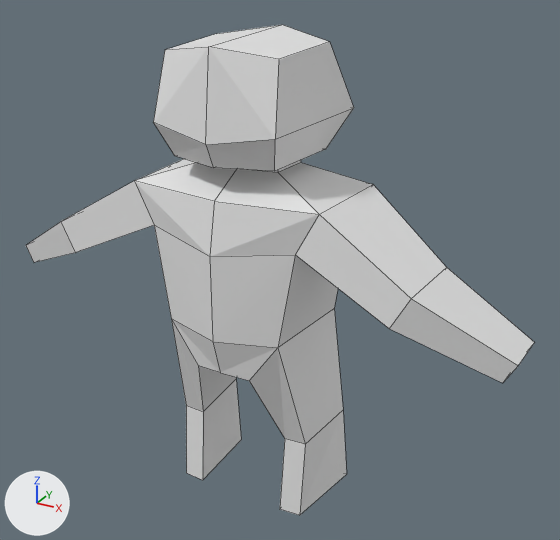
Two versions of the Blender file assets/blender/Characters.blend, one commit apart.
Before and after are seen from a camera (50 mm lens) standing at (1.44, -2.36, 2.24) and looking at (0.07, 0.12, 1.0). The lights are fixed; the arrows at lower left show +X, +Y and +Z. The picture after the commit comes second. Mesh edges are drawn as thin lines.

Before the edit, the objects in view are built like this:
```python
mat_material = principled_material('Material')
mat_material.base_color = (0.8, 0.8, 0.8)  # white #e7e7e7
me_cube = bpy.data.meshes.new('Cube')
me_cube.from_pydata(...)  # 52 vertices, 42 faces; spans x 0.0..1.08, y -0.26..0.39, z 0.01..1.92
me_cube.materials.append(mat_material)  # white #e7e7e7
ob_character = bpy.data.objects.new('Character', me_cube)
ob_character.location = (0.0, 0.0, 0.0)
_m = ob_character.modifiers.new('镜像', 'MIRROR')
_m.use_clip = True
```
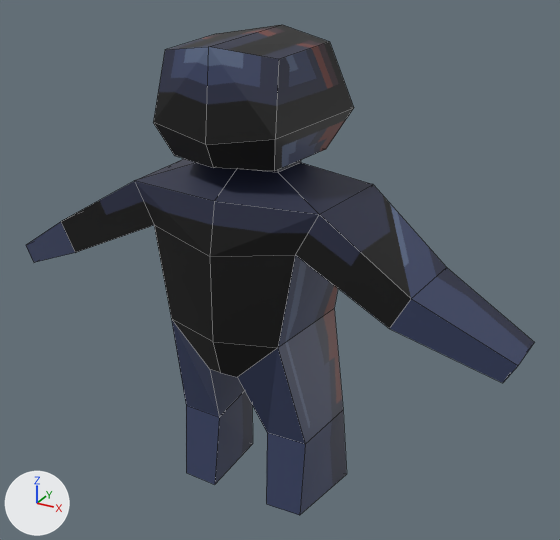
What differs and where, as boxes (x1, y1, x2, y2) in the pictures (560 x 540 px; the box of a moved part takes in the faces that stretch with it):
```json
{"object": "Character", "change": "surface changed, reshaped", "before": [26, 25, 534, 515], "after": [26, 25, 534, 515], "on screen": "darker"}
{"part": 1, "of": "me_cube", "change": "moved or reshaped", "before": [172, 320, 305, 515], "after": [172, 320, 305, 515]}
{"part": 2, "of": "me_cube", "change": "surface changed", "before": [61, 159, 446, 444], "after": [61, 159, 446, 444], "on screen": "darker"}
```

Scene script edits in JSON lines:
```json
{"op": "add", "block": "img_player_texture_png", "code": ["img_player_texture_png = load_image('player-texture.png', '../textures/player-texture.png', 32, 32, 'sRGB')"]}
{"op": "remove", "block": "mat_material", "code": "mat_material.base_color = (0.8, 0.8, 0.8)  # white #e7e7e7"}
{"op": "add", "block": "mat_material", "code": "mat_material.texture = img_player_texture_png"}
{"block": "me_cube", "where": "me_cube.from_pydata(...)  # 52 vertices, 42 faces; spans x 0.0..1.08, y -0.26..0.39, z 0.01..1.92"}
{"block": "me_cube", "where": "# used by ob_character; location = (0.0, 0.0, 0.0)"}
{"block": "me_cube", "change": "me_cube part 1"}
{"op": "set", "path": "me_cube.vertices[33].co", "old": "(0.12, -0.2, 0.67)", "new": "(0.06, -0.2, 0.67)", "note": "pixel (249, 380) -> pixel (237, 377)"}
{"op": "set", "path": "me_cube.vertices[34].co", "old": "(0.14, 0.2, 0.67)", "new": "(0.09, 0.2, 0.67)"}
{"op": "set", "path": "me_cube.vertices[46].co", "old": "(0.2, -0.06, 0.35)", "new": "(0.12, -0.06, 0.35)", "note": "pixel (284, 438) -> pixel (267, 432)"}
{"op": "set", "path": "me_cube.vertices[47].co", "old": "(0.22, 0.23, 0.35)", "new": "(0.13, 0.23, 0.35)"}
{"op": "set", "path": "me_cube.vertices[50].co", "old": "(0.19, -0.1, 0.02)", "new": "(0.13, -0.1, 0.02)", "note": "pixel (279, 509) -> pixel (266, 504)"}
{"op": "set", "path": "me_cube.vertices[51].co", "old": "(0.2, 0.24, 0.01)", "new": "(0.14, 0.24, 0.01)"}
{"block": "me_cube", "change": "me_cube part 2: texture (UV) coordinates of 21 of 42 faces, centred in x 0.06..0.57, y -0.21..0.3, z 0.51..1.77, changed; they spanned u 0.37..0.62, v 0.38..0.87 and now span u 0.1..0.44, v 0.44..0.97"}
```
